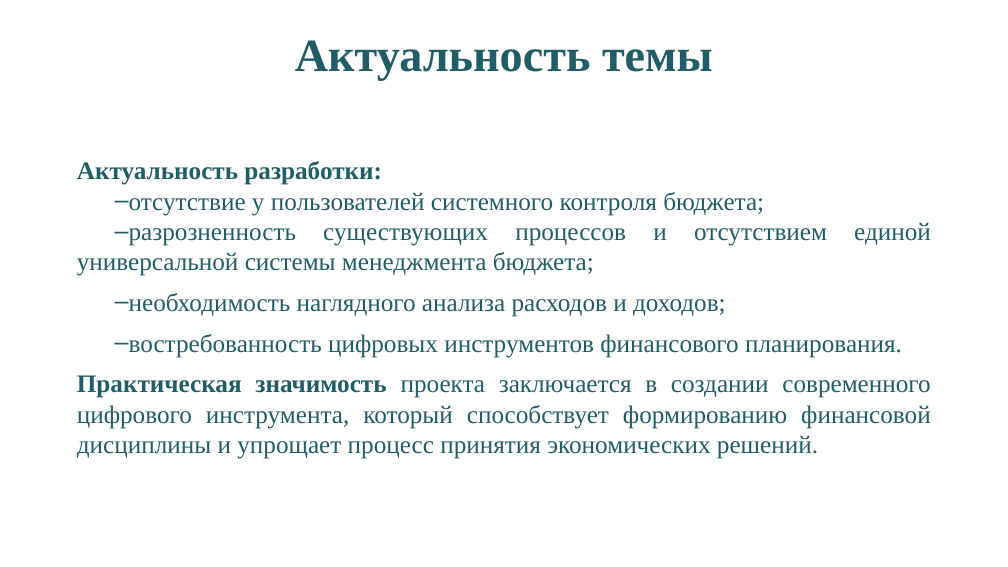
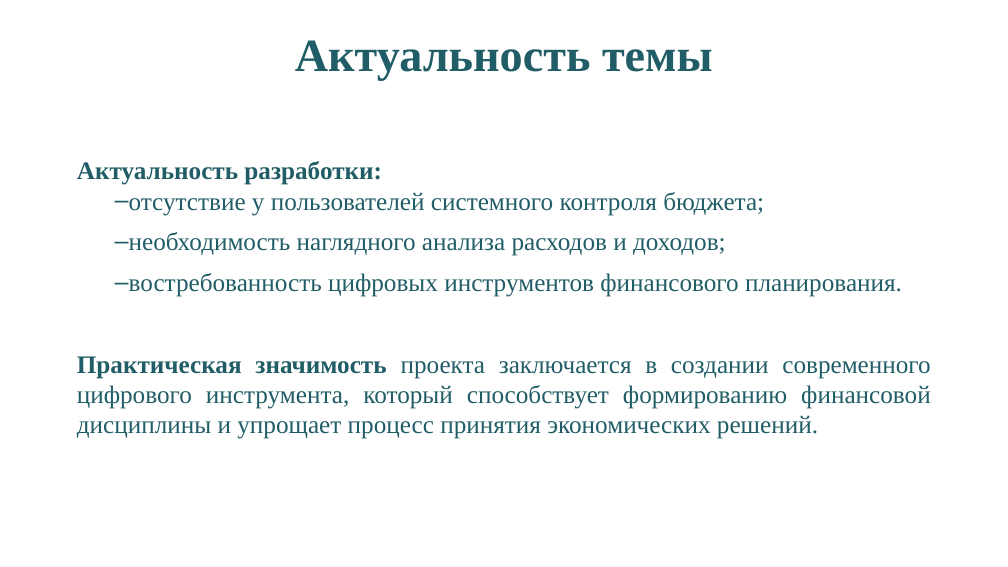
Before and after one commit to nastyatomchuk/diplom, a slide deck: slide 3 of Томчук А.С. Презентация.pptx. Drawn at 1008x567 pixels with LibreOffice and Linux fonts; fonts in the diff are those of the drawing; background and template pictures are left out. Boxes give left, top, right and bottom in pixels: in the first picture for what was removed or moved away, otherwise in the second. Text is boxed around its words. In the diff, an @@ line names an element or a change of style, - is before the commit and + after.

```diff
--- a/Томчук А.С. Презентация.pptx
+++ b/Томчук А.С. Презентация.pptx
@@ text at (77,228,827,276): paragraph removed @@
-– разрозненность существующих процессов и отсутствием единой универсальной системы менеджмента бюджета;
```
Also in this commit, not shown: 3 other slides changed, 19 other files.
